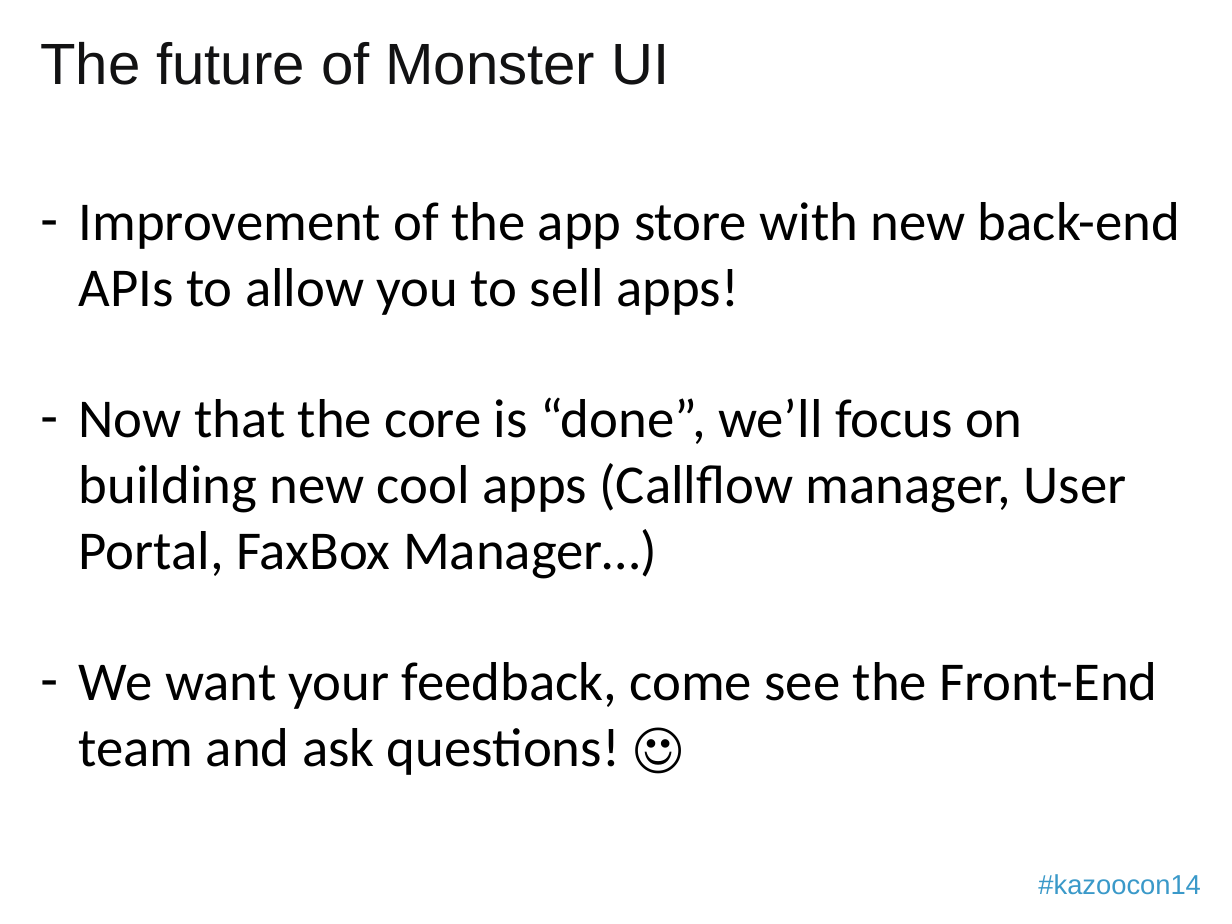
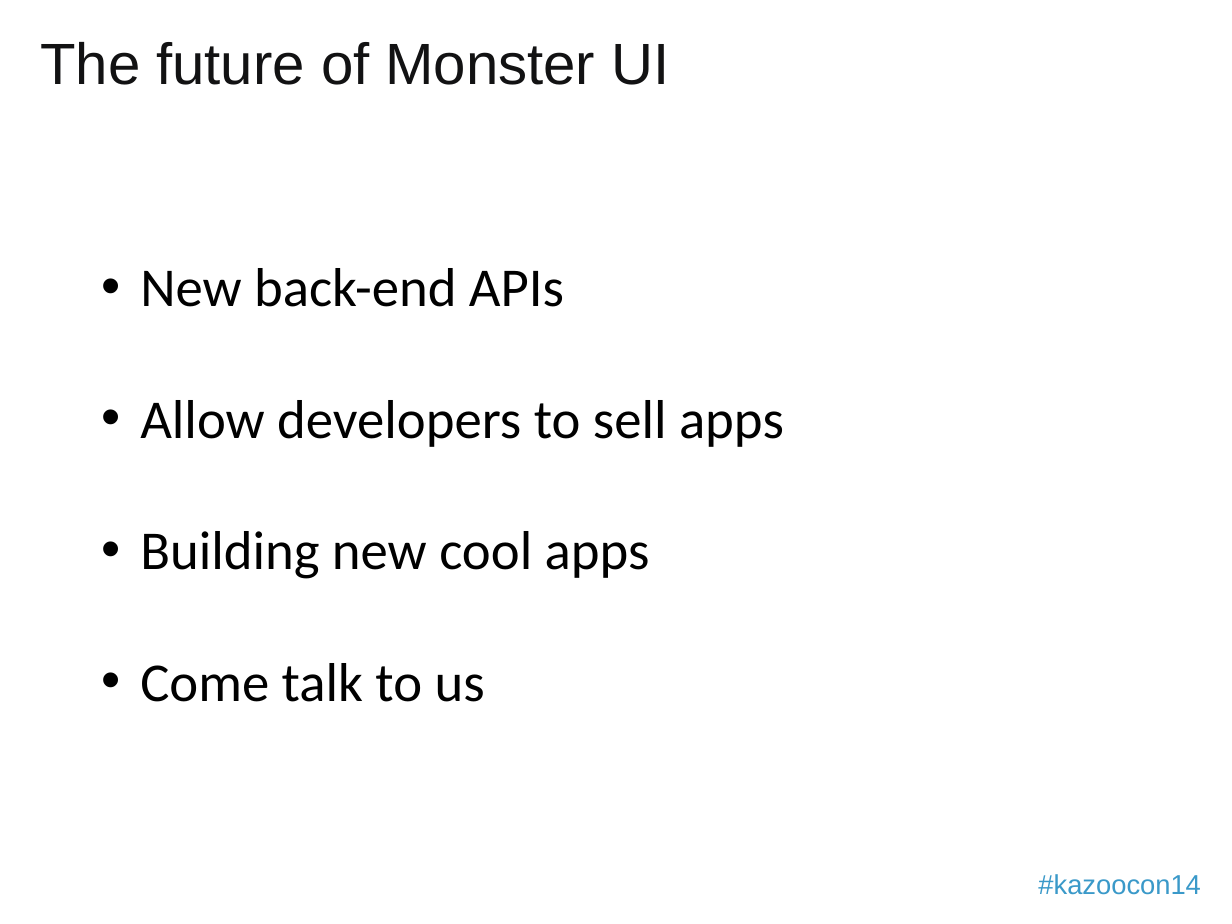
Before and after one commit to 2600hz/monster-ui, a slide deck: slide 18 of apps/demo_done/presentation.pptx. Drawn at 1232x924 pixels with LibreOffice and Linux fonts; fonts in the diff are those of the drawing; background and template pictures are left out. Boxes give left, top, right and bottom in pixels: in the first picture for what was removed or moved away, otherwise in the second. Text is boxed around its words. In the diff, an @@ line names an element or a change of style, - is before the commit and + after.

```diff
--- a/apps/demo_done/presentation.pptx
+++ b/apps/demo_done/presentation.pptx
@@ text at bbox=[140, 268, 784, 702]: text changed @@
-– Improvement of the app store with new back-end APIs to allow you to sell apps!
-– Now that the core is “done”, we’ll focus on building new cool apps (Callflow manager, User Portal, FaxBox Manager…)
-– We want your feedback, come see the Front-End team and ask questions! ☺
+  • New back-end APIs
+  • Allow developers to sell apps
+  • Building new cool apps
+  • Come talk to us
```
Also in this commit, not shown: 10 other slides changed.
